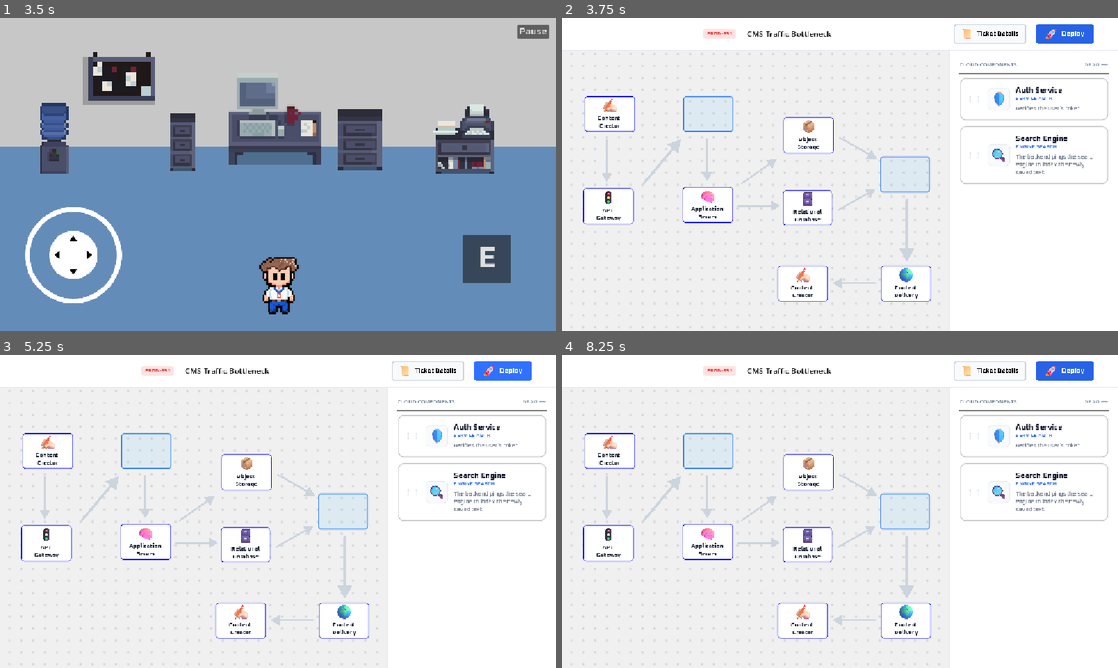
Above: before the commit, frames 1-4 (two rows, left to right).
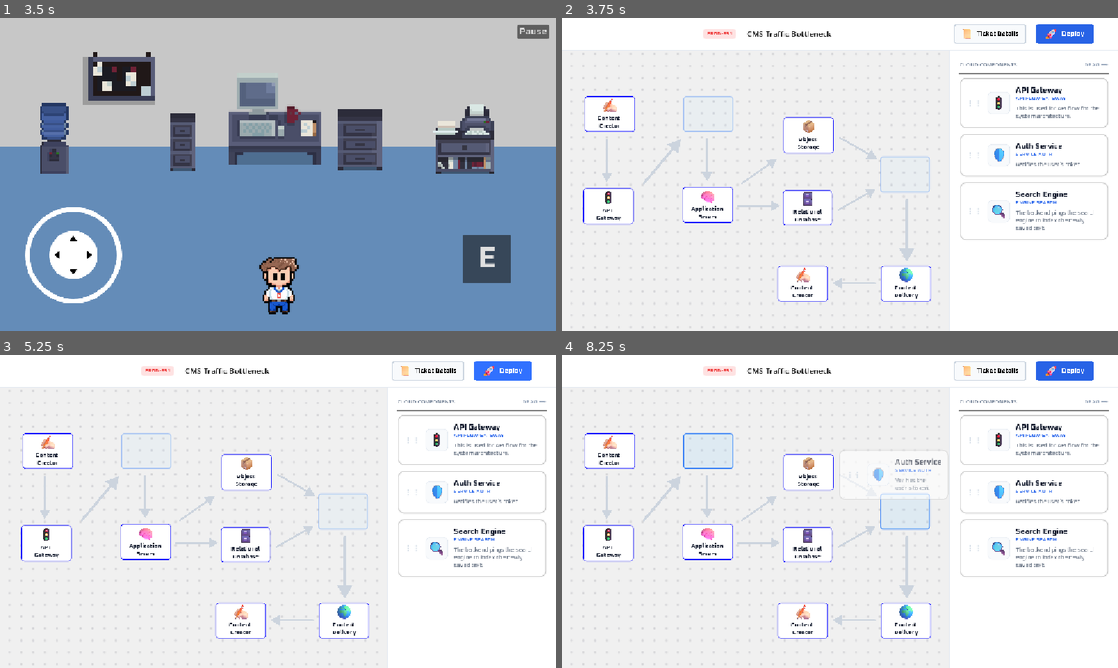
Above: after the commit, the same moments.

Repository: DezJukes/tech-ticket-hero
Game: Godot game, scene res://Scenes/Menu/main_menu.tscn
Two runs of this game, one before a commit and one after it. Both use one fixed random seed, a clock stepped at 60 frames per second and the inputs below.
Inputs (mouse positions are in pixels of both pictures, inside the frame that each line leads up to):
- Up to frame 1 (3.5 s): move the mouse to (250, 237) at 0.52 s; hold W (move_up) 0.53-1.25 s; click (250, 237) at 0.67 s; drag from (444, 221) to (250, 237) at 1.27 s; click (278, 208) at 2 s; click (272, 193) at 2.75 s
- Up to frame 2 (3.75 s): click "E" at 3.5 s
- Up to frame 3 (5.25 s): click (428, 370) at 4.25 s; click (500, 370) at 5 s
- Up to frame 4 (8.25 s): tap Enter at 5.75, 7.25 s; move the mouse to (673, 464) at 5.77 s; hold A (move_left) 5.78-6.5 s; tap Space at 6.5, 8 s; drag from (867, 511) to (673, 464) at 6.52 s; move the mouse to (756, 433) at 7.27 s; hold S (move_down) 7.28-8 s; drag from (962, 495) to (756, 433) at 8.02 s

Frame 1 is identical in both runs. In frame 2, 2.4% of the frame differs, in the area x 21-99%, y 22-71%; in frame 3, 2.4%; in frame 4, 2.5%, in the area x 50-99%, y 22-71%.

Commit message:
Working Drag and Drop Feature - Test;
First working drag and drop feature. Needs further enhancement.

Diff:
--- a/Scenes/System Architecture Gameplay/GameInterface.tscn
+++ b/Scenes/System Architecture Gameplay/GameInterface.tscn
@@ -10,14 +10,15 @@
 [ext_resource type="Texture2D" uid="uid://dhb5cchugfrxn" path="res://Assets/Misc/System Gameplay/background-board.png" id="7_okh1a"]
 [ext_resource type="PackedScene" uid="uid://cfs3mcjift23r" path="res://Scenes/System Components/dropzone.tscn" id="9_bubmk"]
 [ext_resource type="PackedScene" uid="uid://cv47ljppldtki" path="res://Scenes/System Components/CMS/Content Creator/content_creator_dropped.tscn" id="9_okh1a"]
+[ext_resource type="PackedScene" uid="uid://bjwusf60yermx" path="res://Scenes/System Components/Global Components/API Gateway/api_gateway_comp.tscn" id="10_eoklo"]
 [ext_resource type="PackedScene" uid="uid://bvh3r7ufgd2fo" path="res://Scenes/System Components/CMS/Content Delivery/content_delivery_dropped.tscn" id="11_6hfb2"]
 [ext_resource type="PackedScene" uid="uid://bf17ecqvu3vmw" path="res://Scenes/System Components/Global Components/API Gateway/api_gateway_dropped.tscn" id="11_nc1fv"]
-[ext_resource type="PackedScene" path="res://Scenes/System Components/Global Components/Auth Service/auth_service_comp.tscn" id="12_vo8ic"]
+[ext_resource type="PackedScene" uid="uid://i34utumvpipe" path="res://Scenes/System Components/Global Components/Auth Service/auth_service_comp.tscn" id="12_vo8ic"]
 [ext_resource type="PackedScene" uid="uid://iaov3cd3s1xh" path="res://Scenes/System Components/Global Components/Application Server/application_server_dropped.tscn" id="13_ce666"]
 [ext_resource type="PackedScene" uid="uid://1ppqaf50aejo" path="res://Scenes/System Components/CMS/Object Storage/object_storage_dropped.tscn" id="13_nprbw"]
 [ext_resource type="PackedScene" uid="uid://gyw68370srqq" path="res://Scenes/System Components/CMS/Relational Database/relational_database_dropped.tscn" id="14_nc1fv"]
 [ext_resource type="Texture2D" uid="uid://clq3y8f2f7f8l" path="res://Assets/Misc/Arrow_Down.png" id="16_nprbw"]
-[ext_resource type="PackedScene" path="res://Scenes/System Components/CMS/Search Engine/search_engine_comp.tscn" id="18_nprbw"]
+[ext_resource type="PackedScene" uid="uid://050ivv4bbnw8" path="res://Scenes/System Components/CMS/Search Engine/search_engine_comp.tscn" id="18_nprbw"]
 
 [sub_resource type="StyleBoxFlat" id="StyleBoxFlat_vo8ic"]
 bg_color = Color(1, 1, 1, 1)
@@ -183,6 +184,7 @@
 offset_bottom = 291.0
 grow_horizontal = 1
 grow_vertical = 1
+expected_component = "Search Engine"
 
 [node name="Application Server" parent="Workspace/BoardArea/TextureRect" unique_id=633311077 instance=ExtResource("13_ce666")]
 layout_mode = 0
@@ -231,6 +233,7 @@
 offset_bottom = 166.0
 grow_horizontal = 1
 grow_vertical = 1
+expected_component = "Auth Service"
 
 [node name="Content Delivery" parent="Workspace/BoardArea/TextureRect" unique_id=875525278 instance=ExtResource("11_6hfb2")]
 layout_mode = 0
@@ -398,9 +401,11 @@
 size_flags_horizontal = 3
 theme_override_constants/separation = 12
 
-[node name="Auth Service" parent="Workspace/ToolkitSidebar/MarginContainer/VBoxContainer/ScrollContainer/VBoxContainer" unique_id=462797310 instance=ExtResource("12_vo8ic")]
-layout_mode = 2
-script = null
+[node name="ComponentCard2" parent="Workspace/ToolkitSidebar/MarginContainer/VBoxContainer/ScrollContainer/VBoxContainer" unique_id=462797310 instance=ExtResource("10_eoklo")]
+layout_mode = 2
+
+[node name="ComponentCard" parent="Workspace/ToolkitSidebar/MarginContainer/VBoxContainer/ScrollContainer/VBoxContainer" unique_id=224748546 instance=ExtResource("12_vo8ic")]
+layout_mode = 2
 
 [node name="Search Engine" parent="Workspace/ToolkitSidebar/MarginContainer/VBoxContainer/ScrollContainer/VBoxContainer" unique_id=1657130036 instance=ExtResource("18_nprbw")]
 layout_mode = 2
--- a/Scenes/System Components/CMS/Search Engine/search_engine_comp.tscn
+++ b/Scenes/System Components/CMS/Search Engine/search_engine_comp.tscn
@@ -1,6 +1,8 @@
-[gd_scene format=3]
+[gd_scene format=3 uid="uid://050ivv4bbnw8"]
 
 [ext_resource type="Texture2D" uid="uid://cd7ogy8of7tvr" path="res://Scenes/System Components/CMS/Search Engine/img_search_engine.png" id="1_pjos2"]
+[ext_resource type="Script" uid="uid://c1n7aedbdsfgb" path="res://Scripts/Architecture-Scripts/draggable_card.gd" id="1_qlhb2"]
+[ext_resource type="PackedScene" uid="uid://bhrcudkujg67o" path="res://Scenes/System Components/CMS/Search Engine/search_engine_dropped.tscn" id="2_i3b1y"]
 [ext_resource type="FontFile" uid="uid://c5rykut8ifhd8" path="res://Assets/Font/Oxanium-Bold.ttf" id="2_y41ex"]
 [ext_resource type="FontFile" uid="uid://dewebhcgjyrna" path="res://Assets/Font/Oxanium-SemiBold.ttf" id="3_gshss"]
 [ext_resource type="FontFile" uid="uid://barb88fv45i1j" path="res://Assets/Font/Oxanium-Regular.ttf" id="4_2ydtx"]
@@ -38,6 +40,8 @@
 grow_horizontal = 2
 grow_vertical = 2
 theme_override_styles/panel = SubResource("StyleBoxFlat_ehknd")
+script = ExtResource("1_qlhb2")
+dropped_badge_scene = ExtResource("2_i3b1y")
 
 [node name="CardPadding" type="MarginContainer" parent="." unique_id=714115166]
 layout_mode = 2
--- a/Scenes/System Components/Global Components/API Gateway/api_gateway_comp.tscn
+++ b/Scenes/System Components/Global Components/API Gateway/api_gateway_comp.tscn
@@ -1,7 +1,7 @@
-[gd_scene format=3]
+[gd_scene format=3 uid="uid://bjwusf60yermx"]
 
 [ext_resource type="Texture2D" uid="uid://cr3tkwu7tx5bn" path="res://Scenes/System Components/Global Components/API Gateway/img_api_gateway.png" id="1_k8pjx"]
-[ext_resource type="Script" uid="uid://dtgnfufp88pvp" path="res://Scenes/System Components/Global Components/API Gateway/api_gateway_comp.gd" id="1_xje42"]
+[ext_resource type="Script" uid="uid://c1n7aedbdsfgb" path="res://Scripts/Architecture-Scripts/draggable_card.gd" id="1_xje42"]
 [ext_resource type="FontFile" uid="uid://c5rykut8ifhd8" path="res://Assets/Font/Oxanium-Bold.ttf" id="2_y41ex"]
 [ext_resource type="FontFile" uid="uid://dewebhcgjyrna" path="res://Assets/Font/Oxanium-SemiBold.ttf" id="3_gshss"]
 [ext_resource type="FontFile" uid="uid://barb88fv45i1j" path="res://Assets/Font/Oxanium-Regular.ttf" id="4_2ydtx"]
--- a/Scenes/System Components/Global Components/Auth Service/auth_service_comp.tscn
+++ b/Scenes/System Components/Global Components/Auth Service/auth_service_comp.tscn
@@ -1,7 +1,8 @@
-[gd_scene format=3]
+[gd_scene format=3 uid="uid://i34utumvpipe"]
 
-[ext_resource type="Script" uid="uid://drt010ljcsqoo" path="res://Scenes/System Components/Global Components/Auth Service/auth_service_comp.gd" id="1_18nk2"]
+[ext_resource type="Script" uid="uid://c1n7aedbdsfgb" path="res://Scripts/Architecture-Scripts/draggable_card.gd" id="1_18nk2"]
 [ext_resource type="Texture2D" uid="uid://b12herorqimf6" path="res://Scenes/System Components/Global Components/Auth Service/img_auth_service.png" id="1_b8sgh"]
+[ext_resource type="PackedScene" uid="uid://cybb78cd41kg5" path="res://Scenes/System Components/Global Components/Auth Service/auth_service_dropped.tscn" id="2_8dwn1"]
 [ext_resource type="FontFile" uid="uid://c5rykut8ifhd8" path="res://Assets/Font/Oxanium-Bold.ttf" id="2_y41ex"]
 [ext_resource type="FontFile" uid="uid://dewebhcgjyrna" path="res://Assets/Font/Oxanium-SemiBold.ttf" id="3_gshss"]
 [ext_resource type="FontFile" uid="uid://barb88fv45i1j" path="res://Assets/Font/Oxanium-Regular.ttf" id="4_2ydtx"]
@@ -40,6 +41,7 @@
 grow_vertical = 2
 theme_override_styles/panel = SubResource("StyleBoxFlat_ehknd")
 script = ExtResource("1_18nk2")
+dropped_badge_scene = ExtResource("2_8dwn1")
 
 [node name="CardPadding" type="MarginContainer" parent="." unique_id=714115166]
 layout_mode = 2
--- a/Scenes/System Components/dropzone.tscn
+++ b/Scenes/System Components/dropzone.tscn
@@ -1,4 +1,6 @@
 [gd_scene format=3 uid="uid://cfs3mcjift23r"]
+
+[ext_resource type="Script" uid="uid://bhrkq7rltp1to" path="res://Scripts/Architecture-Scripts/dropzone.gd" id="1_83sfm"]
 
 [sub_resource type="StyleBoxFlat" id="StyleBoxFlat_vjvn5"]
 bg_color = Color(0.22052518, 0.6650747, 0.9999998, 0.09803922)
@@ -24,3 +26,4 @@
 grow_horizontal = 2
 grow_vertical = 2
 theme_override_styles/panel = SubResource("StyleBoxFlat_vjvn5")
+script = ExtResource("1_83sfm")
--- /dev/null
+++ b/Scripts/Architecture-Scripts/draggable_card.gd
@@ -0,0 +1,25 @@
+extends PanelContainer
+
+@export var dropped_badge_scene: PackedScene
+
+# These paths now PERFECTLY match the screenshot you sent!
+@onready var name_label = $CardPadding/MainRow/TextColumn/VBoxContainer/Title
+@onready var icon_rect = $CardPadding/MainRow/IconFrame/IconPadding/IconImage
+
+func _get_drag_data(at_position: Vector2) -> Variant:
+	var drag_data = {
+		"name": name_label.text,
+		"icon": icon_rect.texture,
+		"badge_scene": dropped_badge_scene
+	}
+
+	var preview = self.duplicate()
+	preview.modulate = Color(1, 1, 1, 0.6)
+
+	var preview_container = Control.new()
+	preview_container.add_child(preview)
+	preview.position = -preview.size / 2
+
+	set_drag_preview(preview_container)
+
+	return drag_data
--- /dev/null
+++ b/Scripts/Architecture-Scripts/dropzone.gd
@@ -0,0 +1,40 @@
+extends PanelContainer
+
+# You will type the correct answer in the Inspector for each box!
+@export var expected_component: String = ""
+
+# Visual States (Opacity)
+var normal_color = Color(1, 1, 1, 0.4) # 40% visible (Faded out)
+var active_color = Color(1, 1, 1, 1.0) # 100% visible (Lights up!)
+
+func _ready() -> void:
+	# Start the game faded out
+	modulate = normal_color
+
+# MAGIC STATE CHANGER: Godot calls this automatically when dragging starts/stops!
+func _notification(what: int) -> void:
+	if what == NOTIFICATION_DRAG_BEGIN:
+		modulate = active_color # Player picked up a card! Light up the dropzone!
+	elif what == NOTIFICATION_DRAG_END:
+		modulate = normal_color # Player let go. Fade back out.
+
+# 1. Ask: "Am I allowed to accept what the player is holding?"
+func _can_drop_data(at_position: Vector2, data: Variant) -> bool:
+	# Only say 'yes' if the data package contains our "badge_scene"
+	return typeof(data) == TYPE_DICTIONARY and data.has("badge_scene")
+
+# 2. Action: "The player dropped it on me! Do the thing!"
+func _drop_data(at_position: Vector2, data: Variant) -> void:
+	# First, clear the box just in case they are replacing an old piece
+	for child in get_children():
+		child.queue_free()
+
+	# Pull the specific dropped scene out of the data package and spawn it!
+	var new_badge = data["badge_scene"].instantiate()
+	add_child(new_badge)
+
+	# Check if they got the puzzle right!
+	if data["name"] == expected_component:
+		print("CORRECT! You placed the ", data["name"])
+	else:
+		print("WRONG! Expected: ", expected_component, " but got: ", data["name"])
Not shown, added: Scripts/Architecture-Scripts/draggable_card.gd.uid
Not shown, added: Scripts/Architecture-Scripts/dropzone.gd.uid
